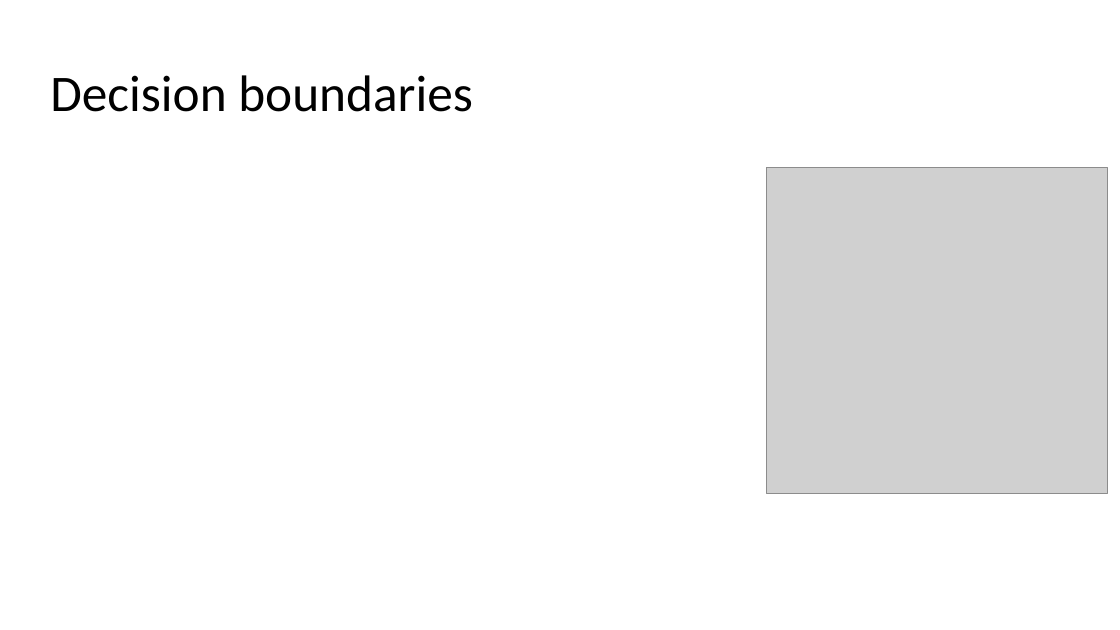
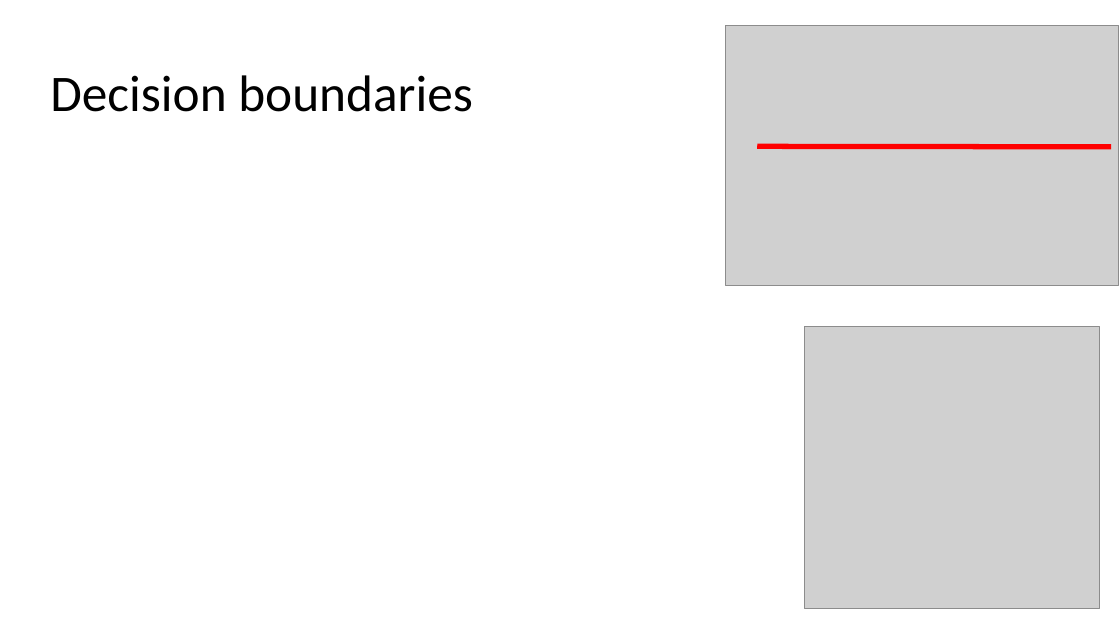
Before and after one commit to russellu/cs405, a slide deck: slide 3 of Lecture_09.pptx. Drawn at 1120x630 pixels with LibreOffice and Linux fonts; fonts in the diff are those of the drawing; grey boxes stand for pictures. Boxes give left, top, right and bottom in pixels: in the first picture for what was removed or moved away, otherwise in the second. Text is boxed around its words. In the diff, an @@ line names an element or a change of style, - is before the commit and + after.

```diff
--- a/Lecture_09.pptx
+++ b/Lecture_09.pptx
@@ picture added at box(726, 25, 1119, 285) @@
@@ line added from (758, 146) to (1112, 147), #FF0000 4.5 pt @@
@@ picture: place and size @@
-picture at box(766, 168, 1107, 493)
+picture at box(805, 327, 1101, 608)
```
Also in this commit, not shown: 6 other slides changed, 2 slides added, 2 slides removed, 1 other file.
